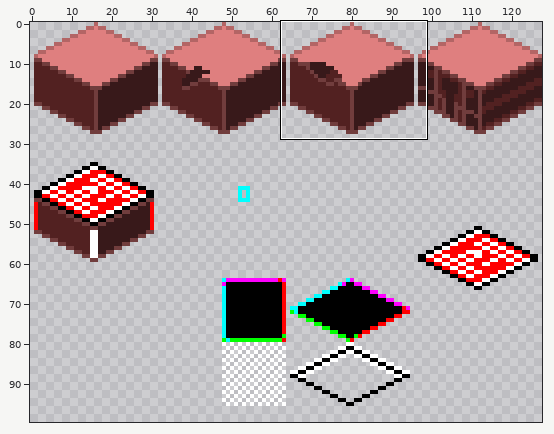
Sprite sheet: tile_iso.png. The first picture is a wide view before the edit; the outline marks the close-up.
Close-up. The starting point:
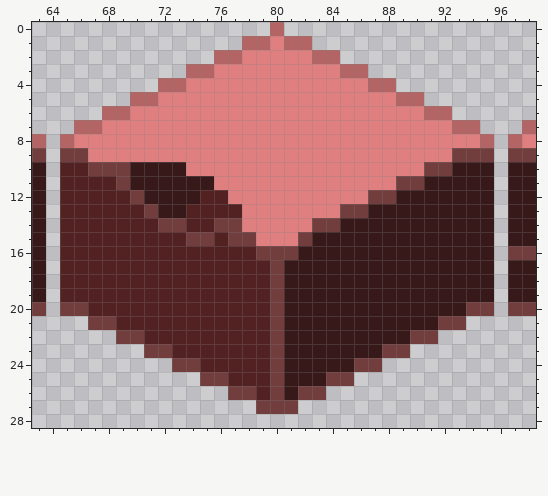
The file is 128x128 pixels. Shown: x 63..98, y 0..28. The wide view leaves out empty margins.
The same view after the edit:
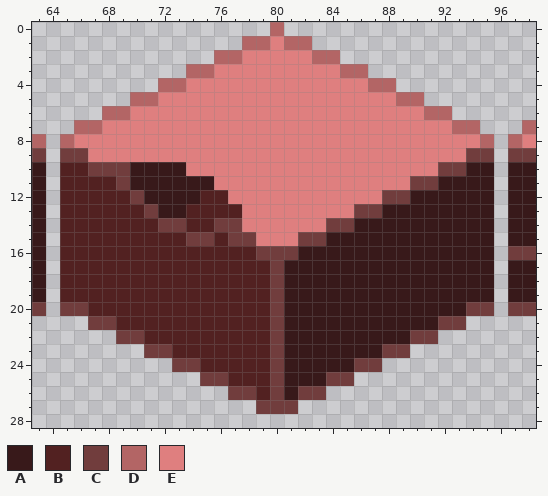
Palette (. is transparent): A #38191a  B #522121  C #713d3d  D #b36565  E #df7f7f
Diff:
y 9: x 93 C -> E
y 10: x 91 C -> E; x 93 A -> C
y 11: x 89 C -> E; x 91 A -> C
y 12: x 87 C -> E; x 89 A -> C
y 13: x 85 C -> E; x 87 A -> C
y 14: x 83 C -> E; x 85 A -> C
y 15: x 83 A -> C
Boxes around the changes in both close-ups, in picture pixels (x1, y1, x2, y2):
changed: (312, 148, 466, 246)
